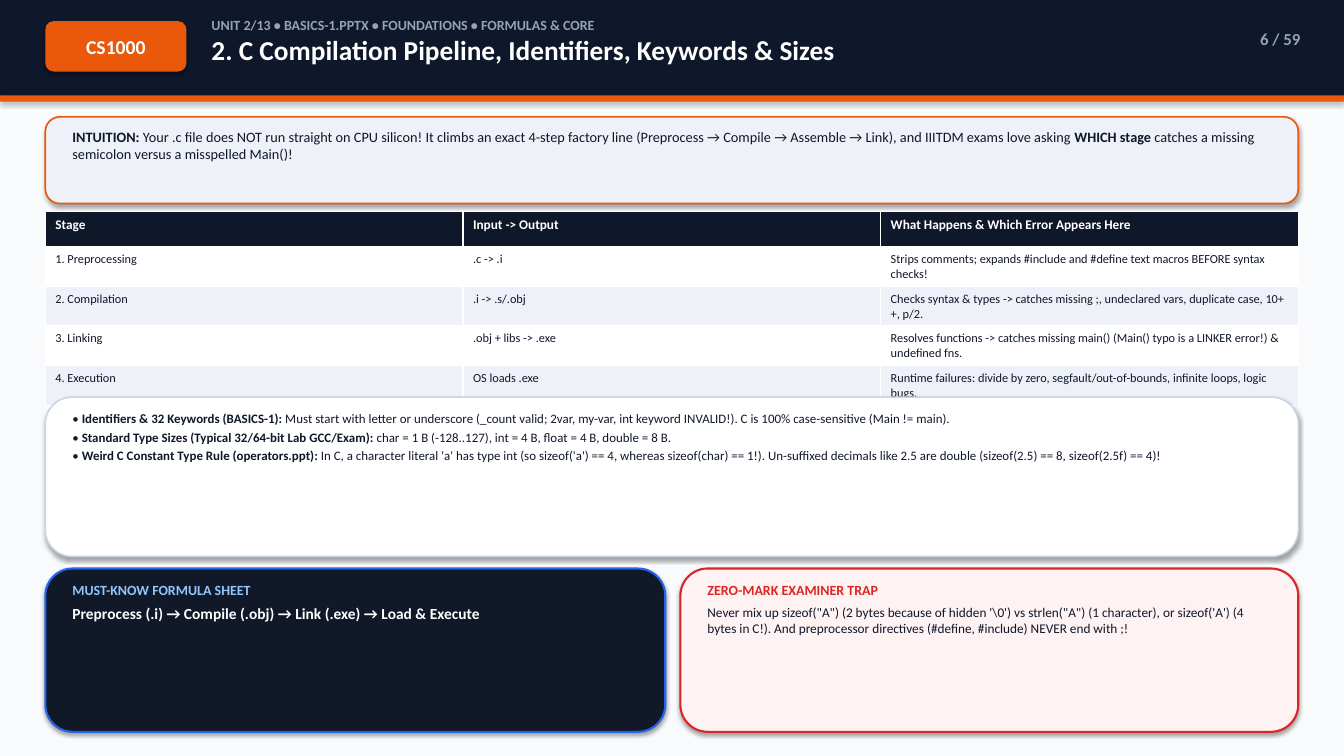
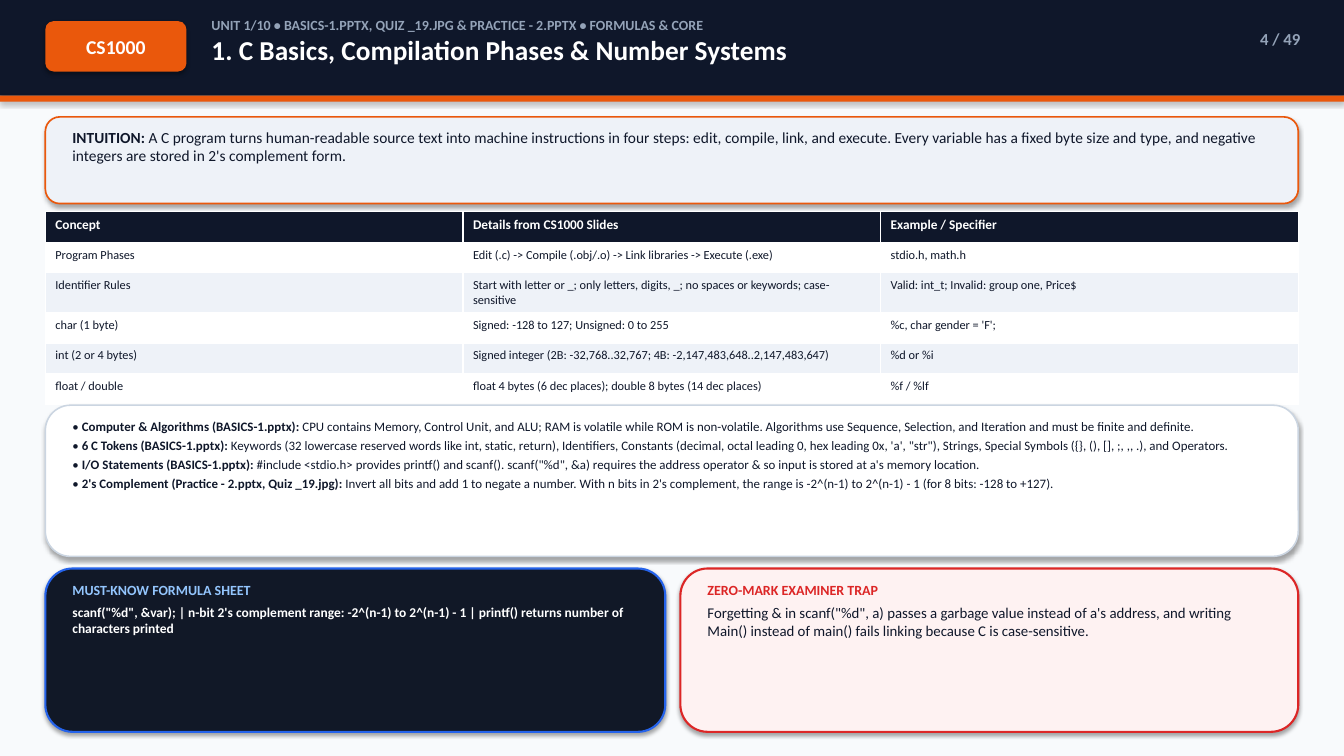
Before and after one commit to Sachitt-AV-08/iiitdm-sem1-study-hub, a slide deck: slide 4 of decks/CS1000_C_Programming_Exam_Deck.pptx (slide 6 before the commit). Drawn at 1344x756 pixels with LibreOffice and Linux fonts; fonts in the diff are those of the drawing. Boxes give left, top, right and bottom in pixels: in the first picture for what was removed or moved away, otherwise in the second. Text is boxed around its words. In the diff, an @@ line names an element or a change of style, - is before the commit and + after.

Commit message:
Rebuild all 4 courses strictly from source slides/assignments, fix source typos, and simplify wording

```diff
--- a/decks/CS1000_C_Programming_Exam_Deck.pptx
+++ b/decks/CS1000_C_Programming_Exam_Deck.pptx
@@ text at box(211, 20, 787, 65): text changed; size 19.5 to 10 pt; text colour #FFFFFF to #94A3B8 @@
-UNIT 2/13 • BASICS-1.PPTX • FOUNDATIONS • FORMULAS & CORE
-2. C Compilation Pipeline, Identifiers, Keywords & Sizes
+UNIT 1/10 • BASICS-1.PPTX, QUIZ _19.JPG & PRACTICE - 2.PPTX • FORMULAS & CORE
+1. C Basics, Compilation Phases & Number Systems
@@ text at box(1260, 34, 1300, 45): text changed @@
-6 / 59
+4 / 49
@@ text at box(72, 132, 1255, 164): text changed; size 10.2 to 11 pt @@
-INTUITION: Your .c file does NOT run straight on CPU silicon! It climbs an exact 4-step factory line (Preprocess → Compile → Assemble → Link), and IIITDM exams love asking WHICH stage catches a missing semicolon versus a misspelled Main()!
+INTUITION: A C program turns human-readable source text into machine instructions in four steps: edit, compile, link, and execute. Every variable has a fixed byte size and type, and negative integers are stored in 2's complement form.
@@ table at box(45, 212, 1298, 396) @@
-row 1: Stage | Input -> Output | What Happens & Which Error Appears Here
-row 2: 1. Preprocessing | .c -> .i | Strips comments; expands #include and #define text macros BEFORE syntax checks!
-row 3: 2. Compilation | .i -> .s/.obj | Checks syntax & types -> catches missing ;, undeclared vars, duplicate case, 10++, p/2.
-row 4: 3. Linking | .obj + libs -> .exe | Resolves functions -> catches missing main() (Main() typo is a LINKER error!) & undefined fns.
-row 5: 4. Execution | OS loads .exe | Runtime failures: divide by zero, segfault/out-of-bounds, infinite loops, logic bugs.
+row 1: Concept | Details from CS1000 Slides | Example / Specifier
+row 2: Program Phases | Edit (.c) -> Compile (.obj/.o) -> Link libraries -> Execute (.exe) | stdio.h, math.h
+row 3: Identifier Rules | Start with letter or _; only letters, digits, _; no spaces or keywords; case-sensitive | Valid: int_t; Invalid: group one, Price$
+row 4: char (1 byte) | Signed: -128 to 127; Unsigned: 0 to 255 | %c, char gender = 'F';
+row 5: int (2 or 4 bytes) | Signed integer (2B: -32,768..32,767; 4B: -2,147,483,648..2,147,483,647) | %d or %i
+row 6: float / double | float 4 bytes (6 dec places); double 8 bytes (14 dec places) | %f / %lf
@@ rounded rectangle: place and size @@
-rounded rectangle at box(45, 397, 1299, 557)
+rounded rectangle at box(45, 405, 1299, 557)
@@ text at box(82, 421, 1228, 491): text changed @@
-• Identifiers & 32 Keywords (BASICS-1): Must start with letter or underscore (_count valid; 2var, my-var, int keyword INVALID!). C is 100% case-sensitive (Main != main).
-• Standard Type Sizes (Typical 32/64-bit Lab GCC/Exam): char = 1 B (-128..127), int = 4 B, float = 4 B, double = 8 B.
-• Weird C Constant Type Rule (operators.ppt): In C, a character literal 'a' has type int (so sizeof('a') == 4, whereas sizeof(char) == 1!). Un-suffixed decimals like 2.5 are double (sizeof(2.5) == 8, sizeof(2.5f) == 4)!
+• Computer & Algorithms (BASICS-1.pptx): CPU contains Memory, Control Unit, and ALU; RAM is volatile while ROM is non-volatile. Algorithms use Sequence, Selection, and Iteration and must be finite and definite.
+• 6 C Tokens (BASICS-1.pptx): Keywords (32 lowercase reserved words like int, static, return), Identifiers, Constants (decimal, octal leading 0, hex leading 0x, 'a', "str"), Strings, Special Symbols ({}, (), [], ;, ,, .), and Operators.
+• I/O Statements (BASICS-1.pptx): #include <stdio.h> provides printf() and scanf(). scanf("%d", &a) requires the address operator & so input is stored at a's memory location.
+• 2's Complement (Practice - 2.pptx, Quiz _19.jpg): Invert all bits and add 1 to negate a number. With n bits in 2's complement, the range is -2^(n-1) to 2^(n-1) - 1 (for 8 bits: -128 to +127).
@@ text at box(72, 607, 623, 635): text changed; size 11 to 9.6 pt @@
-Preprocess (.i) → Compile (.obj) → Link (.exe) → Load & Execute
+scanf("%d", &var); | n-bit 2's complement range: -2^(n-1) to 2^(n-1) - 1 | printf() returns number of characters printed
@@ text at box(707, 607, 1231, 639): text changed; size 9.5 to 10.6 pt @@
-Never mix up sizeof("A") (2 bytes because of hidden '\0') vs strlen("A") (1 character), or sizeof('A') (4 bytes in C!). And preprocessor directives (#define, #include) NEVER end with ;!
+Forgetting & in scanf("%d", a) passes a garbage value instead of a's address, and writing Main() instead of main() fails linking because C is case-sensitive.
```
Also in this commit, not shown: 36 other slides changed, 12 slides added, 22 slides removed, 34 other files.
